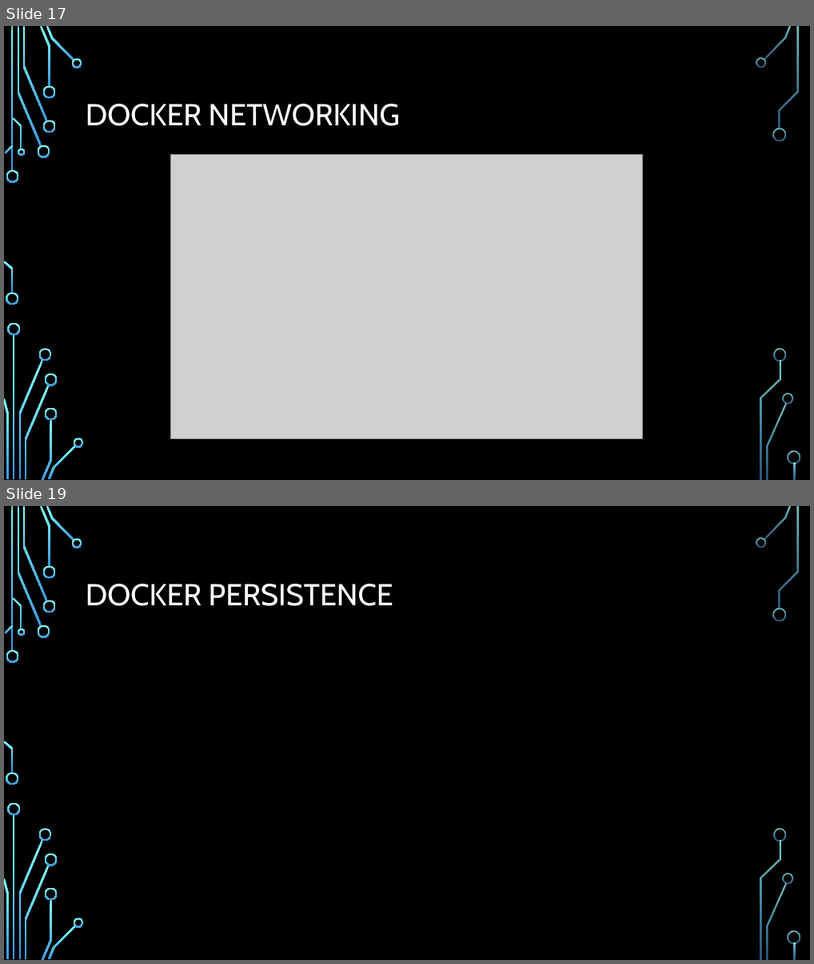
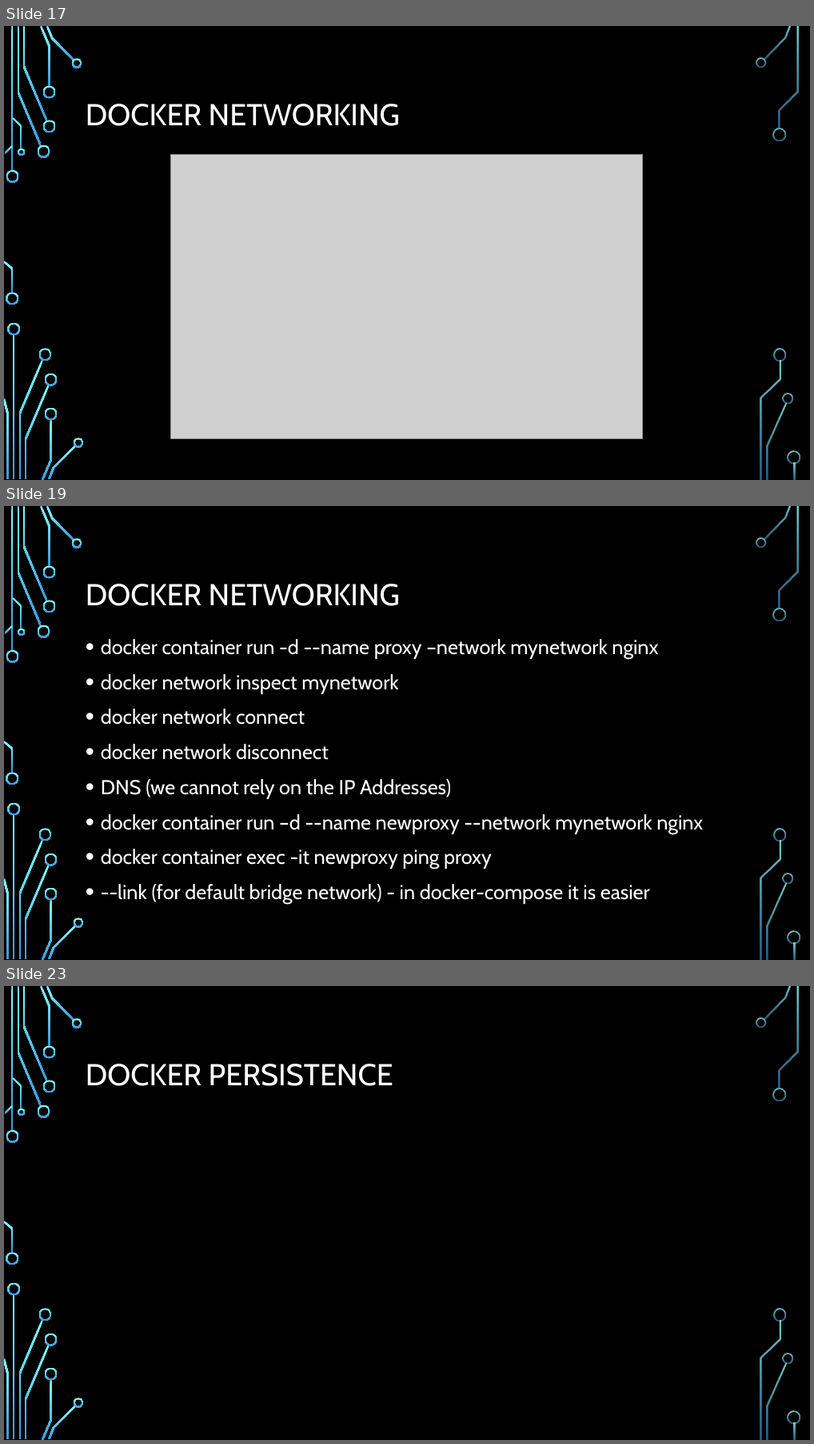
Before and after one commit to ksalihcavusoglu/nurddockertraining, a slide deck: DOCKER 101.pptx. Shown one above the other, each under a label of ours: slides 17 and 19 before the commit, slides 17, 19 and 23 after it; the slides between them are not shown. The pictures are 814x964 and 814x1444 pixels, drawn with LibreOffice and Linux fonts; fonts in the diff are those of the drawing; grey boxes stand for pictures; background and template pictures are left out. Boxes give left, top, right and bottom in pixels: in the first picture for what was removed or moved away, otherwise in the second. Text is boxed around its words. In the diff, an @@ line names an element or a change of style, - is before the commit and + after.

```diff
--- a/DOCKER 101.pptx
+++ b/DOCKER 101.pptx
@@ slide 19 added at bbox=[4, 506, 810, 960], background picture (left out); not listed: 36 template elements that a slide beside it also shows @@
@@ title added at bbox=[86, 584, 400, 606], 36 pt, text #FFFFFF @@
+DOCKER NETWORKING
@@ text added at bbox=[101, 639, 703, 904], 24 pt, text #FFFFFF @@
+• docker container run -d --name proxy –network mynetwork nginx
+• docker network inspect mynetwork
+• docker network connect
+• docker network disconnect
+• DNS (we cannot rely on the IP Addresses)
+• docker container run –d --name newproxy --network mynetwork nginx
+• docker container exec -it newproxy ping proxy
+• --link (for default bridge network) - in docker-compose it is easier
@@ what was slide 19 is now slide 23 @@
```
Also in this commit, not shown: 2 slides changed, 2 other slides added.
